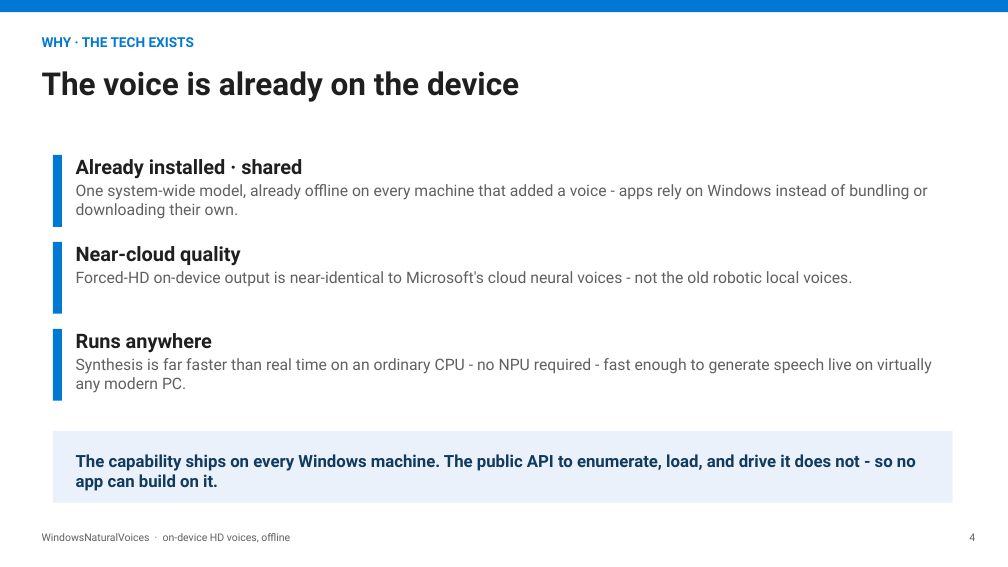
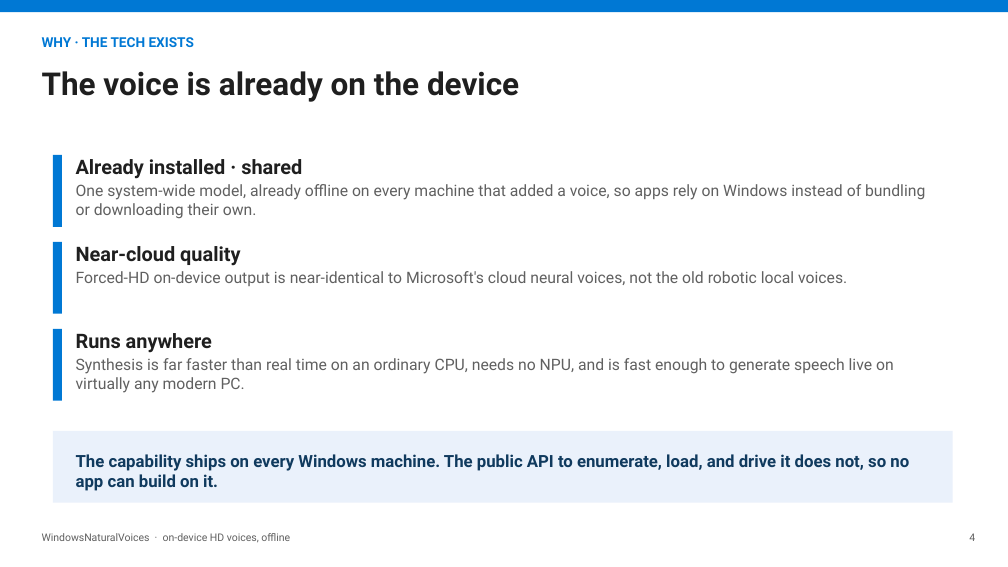
Before and after one commit to aclinick/claros, a slide deck: slide 4 of docs/pitch/live-voiceover.pptx. Drawn at 1008x567 pixels with LibreOffice and Linux fonts; fonts in the diff are those of the drawing. Boxes give left, top, right and bottom in pixels: in the first picture for what was removed or moved away, otherwise in the second. Text is boxed around its words. In the diff, an @@ line names an element or a change of style, - is before the commit and + after.

```diff
--- a/docs/pitch/live-voiceover.pptx
+++ b/docs/pitch/live-voiceover.pptx
@@ text at [76,184,925,218]: text changed @@
-One system-wide model, already offline on every machine that added a voice - apps rely on Windows instead of bundling or downloading their own.
+One system-wide model, already offline on every machine that added a voice, so apps rely on Windows instead of bundling or downloading their own.
@@ text at [76,271,847,286]: text changed @@
-Forced-HD on-device output is near-identical to Microsoft's cloud neural voices - not the old robotic local voices.
+Forced-HD on-device output is near-identical to Microsoft's cloud neural voices, not the old robotic local voices.
@@ text at [76,358,894,393]: text changed @@
-Synthesis is far faster than real time on an ordinary CPU - no NPU required - fast enough to generate speech live on virtually any modern PC.
+Synthesis is far faster than real time on an ordinary CPU, needs no NPU, and is fast enough to generate speech live on virtually any modern PC.
@@ text at [76,454,909,491]: text changed @@
-The capability ships on every Windows machine. The public API to enumerate, load, and drive it does not - so no app can build on it.
+The capability ships on every Windows machine. The public API to enumerate, load, and drive it does not, so no app can build on it.
```
Also in this commit, not shown: 13 other slides changed, 10 other files.
